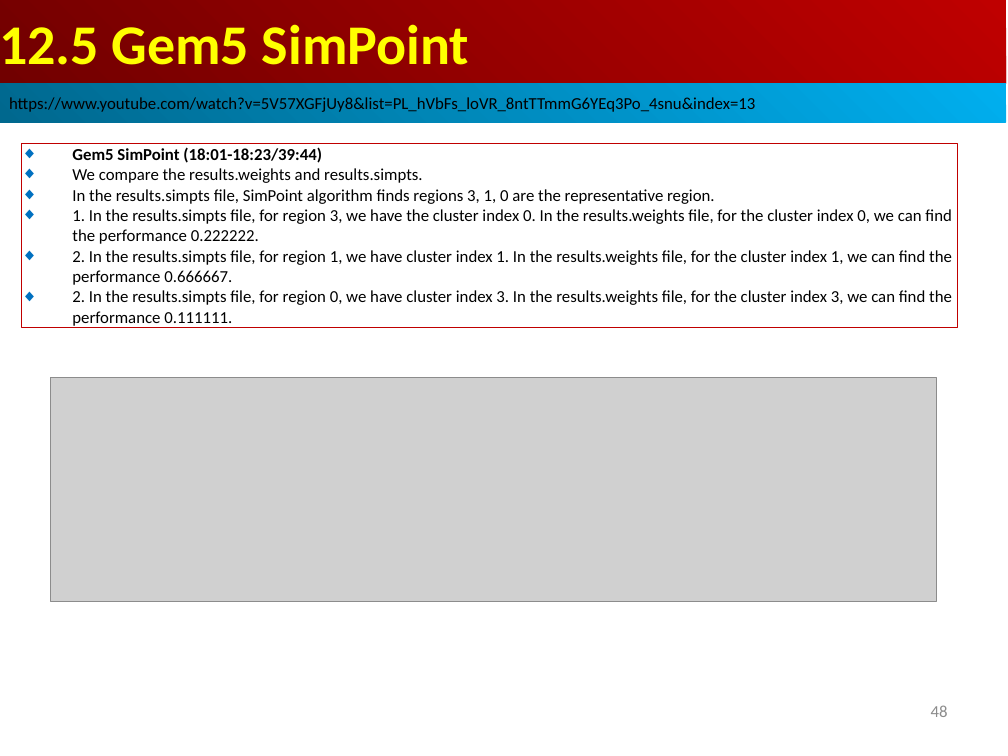
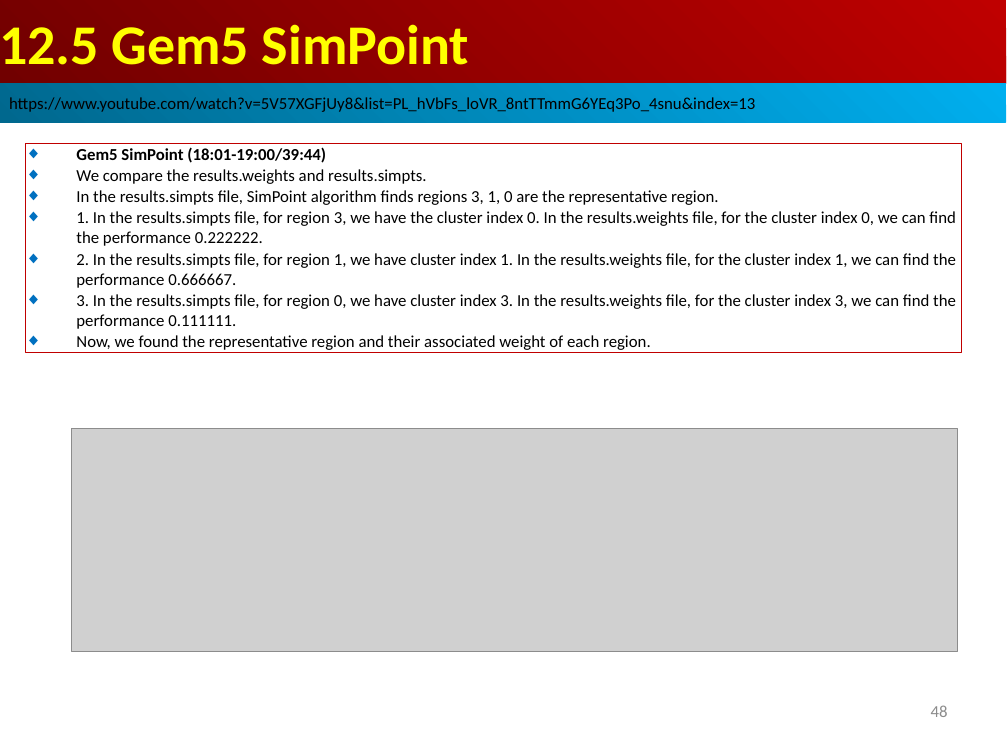
Before and after one commit to peterhchen/AIU_CS850_Gem5_McPAT, a slide deck: slide 48 of 050_Gem5/013.SampleSim/000_Video/013.SampleSim.ppt. Drawn at 1008x756 pixels with LibreOffice and Linux fonts; fonts in the diff are those of the drawing; grey boxes stand for pictures. Boxes give left, top, right and bottom in pixels: in the first picture for what was removed or moved away, otherwise in the second. Text is boxed around its words. In the diff, an @@ line names an element or a change of style, - is before the commit and + after.

```diff
--- a/050_Gem5/013.SampleSim/000_Video/013.SampleSim.ppt
+++ b/050_Gem5/013.SampleSim/000_Video/013.SampleSim.ppt
@@ rectangle "Gem5 SimPoint (18:01-19:00/39:44)": place and size @@
-rectangle "Gem5 SimPoint (18:01-19:00/39:44)" at bbox=[21, 143, 958, 328]
+rectangle "Gem5 SimPoint (18:01-19:00/39:44)" at bbox=[25, 143, 962, 353]
@@ text in rectangle at bbox=[76, 147, 326, 163]: text changed @@
-◆ Gem5 SimPoint (18:01-18:23/39:44)
+◆ Gem5 SimPoint (18:01-19:00/39:44)
@@ text in rectangle at bbox=[76, 294, 956, 350]: text changed @@
-◆ 2. In the results.simpts file, for region 0, we have cluster index 3. In the results.weights file, for the cluster index 3, we can find the performance 0.111111.
+◆ 3. In the results.simpts file, for region 0, we have cluster index 3. In the results.weights file, for the cluster index 3, we can find the performance 0.111111.
+◆ Now, we found the representative region and their associated weight of each region.
@@ picture: place and size @@
-picture at bbox=[50, 378, 936, 601]
+picture at bbox=[72, 428, 958, 651]
```
Also in this commit, not shown: 2 slides added.
